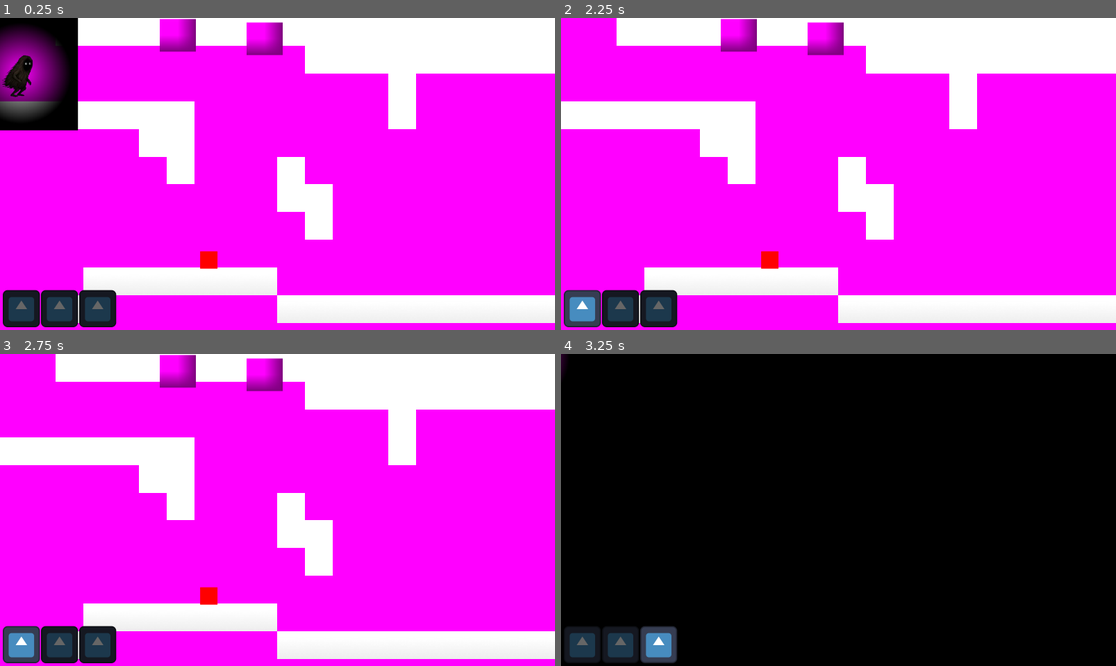
Above: before the commit, frames 1-4 (two rows, left to right).
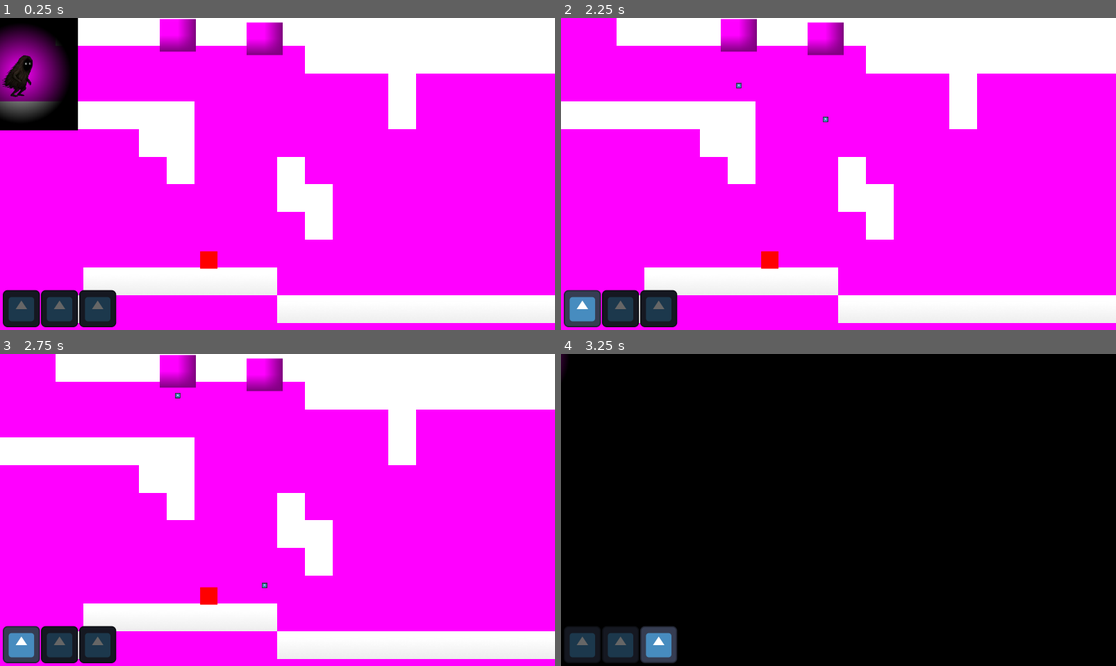
Above: after the commit, the same moments.

Repository: NahuelArrieta/MaskGame
Game: Godot game, scene res://levels/level-001.tscn
Two runs of this game, one before a commit and one after it. Both use one fixed random seed, a clock stepped at 60 frames per second and the inputs below. The engine's default icon, where the game draws it, is replaced by a stand-in: a white triangle on a blue panel in a dark square.
Inputs:
- Up to frame 1 (0.25 s): no input
- Up to frame 2 (2.25 s): hold Right (RIGHT) 0.53-2.03 s; tap E (MASK_ANTIGRAVITY_KEY) at 0.6 s; tap Up (JUMP) at 0.77, 1.52 s; tap W (MASK_DEATH_KEY) at 1.35 s; tap Enter at 2 s; hold Left (LEFT) from 2.03 s (still down); tap Q (MASK_FIRE_KEY) at 2.1 s
- Up to frame 3 (2.75 s): keep holding Left (LEFT)
- Up to frame 4 (3.25 s): release Left (LEFT) at 2.78 s; hold Right (RIGHT) from 2.78 s (still down); tap E (MASK_ANTIGRAVITY_KEY) at 2.85 s; tap Up (JUMP) at 3.02 s

Frame 1 is identical in both runs. In frame 2, less than 0.1% of the frame differs, in the area x 31-49%, y 20-34%; in frame 3, less than 0.1%; in frame 4, nothing differs.
Error before the commit: Cannot call method 'instantiate' on a null value. (res://entities/waterLeak/water_leak.gd:19)

Commit message:
add death energy

Diff:
--- a/entities/player/player.gd
+++ b/entities/player/player.gd
@@ -5,6 +5,14 @@
 
 var current_mask: String = Global.MASK_NONE
 var gravity_direction = 1
+
+var death_mask_energy: float = 100.0
+var death_mask_energy_consume_speed: float = 20.0
+var death_mask_energyregen_speed: float = 15.0
+var current_death_mask_energy: float = 100.0
+
+
+
 
 func _ready():
 	Global.mask_changed.connect(on_mask_changed)
@@ -21,6 +29,17 @@
 			Global.mask_changed.emit(current_mask)
 			break
 
+	var is_using_death_mask = current_mask == Global.MASK_DEATH
+
+	if is_using_death_mask and current_death_mask_energy > 0:
+		current_death_mask_energy -= death_mask_energy_consume_speed * _delta
+		if current_death_mask_energy <= 0:
+			current_death_mask_energy = 0
+			die() # Se acabó la energía
+	elif not is_using_death_mask and current_death_mask_energy < death_mask_energy:
+		# Regenerar energía
+		current_death_mask_energy += death_mask_energyregen_speed * _delta
+		current_death_mask_energy = min(current_death_mask_energy, death_mask_energy)
 
 
 func _physics_process(delta):
--- a/entities/waterLeak/water_leak.tscn
+++ b/entities/waterLeak/water_leak.tscn
@@ -6,8 +6,6 @@
 
 [node name="WaterLeak" type="Node2D"]
 script = ExtResource("1_tk64l")
-tiempo_entre_gotas = null
-gota_scene = null
 
 [node name="Sprite2D" type="Sprite2D" parent="."]
 position = Vector2(1.35525e-20, 2.38419e-07)
--- a/levels/level-001.tscn
+++ b/levels/level-001.tscn
@@ -8,6 +8,7 @@
 [ext_resource type="PackedScene" uid="uid://devptsfvgp1ft" path="res://entities/spikes/spikes.tscn" id="6_dx3he"]
 [ext_resource type="PackedScene" uid="uid://bp0jw2fh6phtm" path="res://entities/waterLeak/water_leak.tscn" id="6_uve4v"]
 [ext_resource type="AudioStream" uid="uid://btnxjs0pgi1n8" path="res://assets/audio/DARK AMBIENT MUSIC  Tribal Voodoo Vibes - Rest for the Wicked (youtube) (mp3cut.net).mp3" id="7_uve4v"]
+[ext_resource type="PackedScene" uid="uid://o7pyqcdrutq1" path="res://entities/waterLeak/water_drop.tscn" id="7_vv8iv"]
 
 [sub_resource type="PlaceholderTexture2D" id="PlaceholderTexture2D_yo1qe"]
 
@@ -120,6 +121,8 @@
 
 [node name="WaterLeak" parent="." instance=ExtResource("6_uve4v")]
 position = Vector2(305, 24)
+tiempo_entre_gotas = 1.0
+gota_scene = ExtResource("7_vv8iv")
 
 [node name="Spikes" parent="." instance=ExtResource("6_dx3he")]
 position = Vector2(241, 279)
@@ -127,6 +130,8 @@
 [node name="WaterLeak2" parent="." instance=ExtResource("6_uve4v")]
 position = Vector2(205, 20)
 tiempo_entre_gotas = 0.3
+gota_scene = ExtResource("7_vv8iv")
+
 [node name="NormalMusic" type="AudioStreamPlayer" parent="."]
 stream = ExtResource("7_uve4v")
 autoplay = true
Not shown: 1 places in levels/level-001.tscn that only renumber resources
